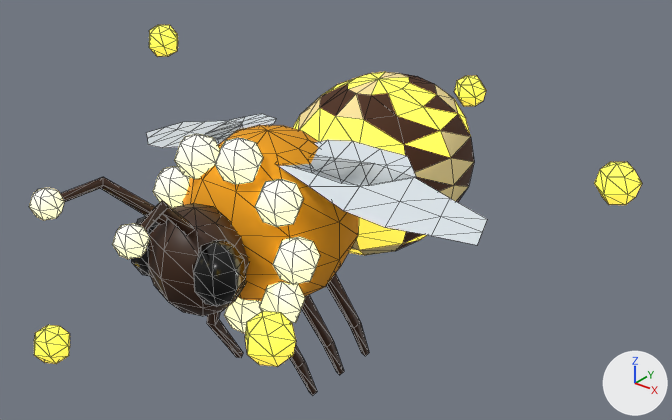
An edit to the glTF model species/models/honeycrown-bee.glb, drawn before and after from the same camera.
The view is the same before and after, from a 50 mm lens placed at (0.1026, -0.1148, 0.0758), pointed at (0.001, 0.0121, -0.0029). The axes (+X, +Y, +Z) are drawn at lower right. The lights are the same throughout. The older version comes first. Mesh edges are drawn as thin lines. Where no turn or scale is listed for an object, it has been applied to the vertices. Vertices at exactly the same position are counted once.

Names of what the first picture shows: 'Abdomen', 'Body', 'Motes', 'WingL', 'WingR'.
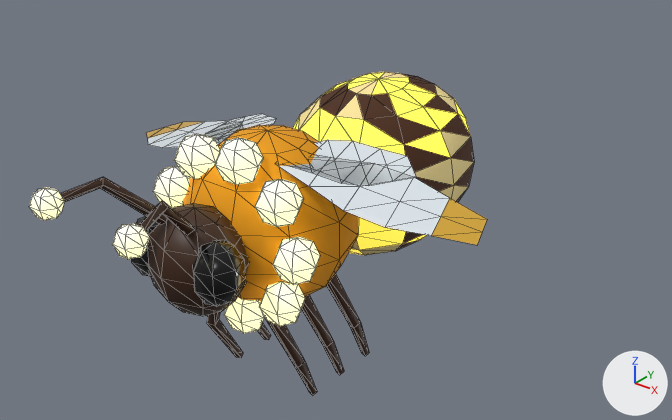
What differs and where, as boxes [x1, y1, x2, y2] in the pictures (672 x 420 px):
'Motes', deleted
    before: [34, 25, 642, 367]
part 1 of me_wingl, recoloured (darker)
    both: [432, 198, 487, 245]
part 2 of me_wingr, recoloured (darker)
    both: [146, 122, 202, 138]

What the commit changed:
Material 'gilt-2' (mat_gilt_2) is new.
Its base color is (0.768, 0.445, 0.0452) (yellow #e3b23c).
Its metallic is 0.45.
Its roughness is 0.3.
Its emission color is (0.0922, 0.0534, 0.0054) (brown #564111).
Its emission strength is 1.0.
me_wingl has 35 vertices, 40 faces and spans x -0.0016..0.0335, y -0.0029..0.0199, z -0.009..0.0004.
me_wingl is used by ob_wingl; location (0.0055, -0.0082, 0.016).
me_wingl part 1: 4 faces spanning x 0.0237..0.0335, y 0.0039..0.016, z -0.009..-0.0064 switch from mat_wing_2 (white #e8f1f7) to mat_gilt_2 (yellow #e3b23c).
me_wingr has 35 vertices, 40 faces and spans x -0.0335..0.0016, y -0.0029..0.0199, z -0.009..0.0004.
me_wingr is used by ob_wingr; location (-0.0055, -0.0082, 0.016).
me_wingr part 2: 4 faces spanning x -0.0335..-0.0237, y 0.0039..0.016, z -0.009..-0.0064 switch from mat_wing_2 (white #e8f1f7) to mat_gilt_2 (yellow #e3b23c).
Object 'Motes' (ob_motes) is deleted.
